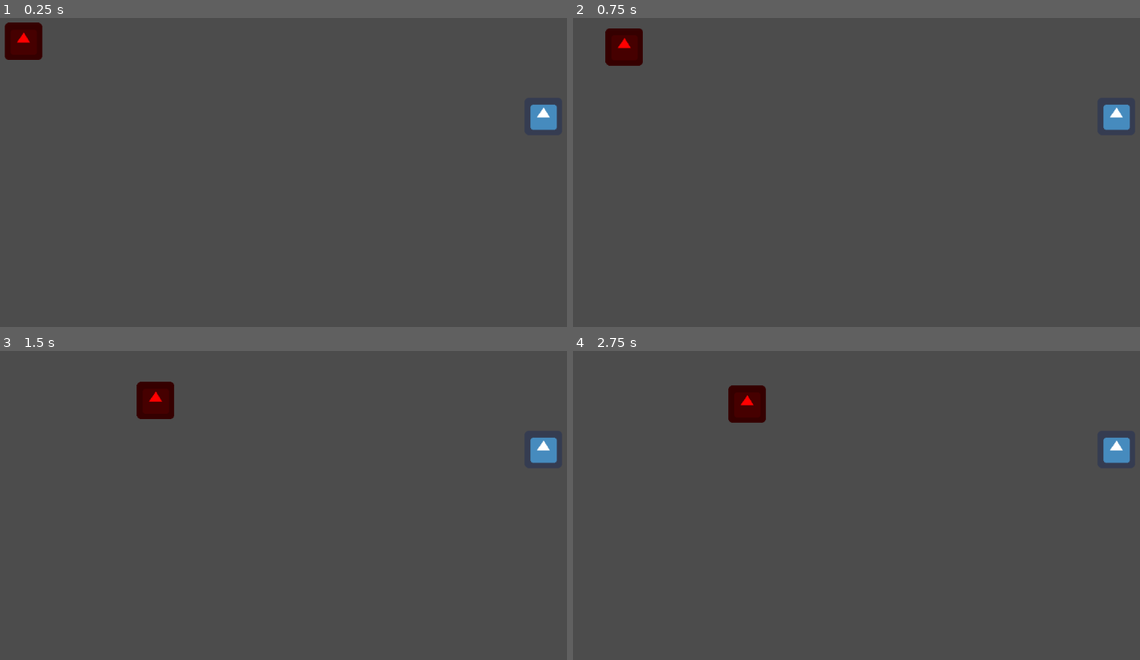
Above: before the commit, frames 1-4 (two rows, left to right).
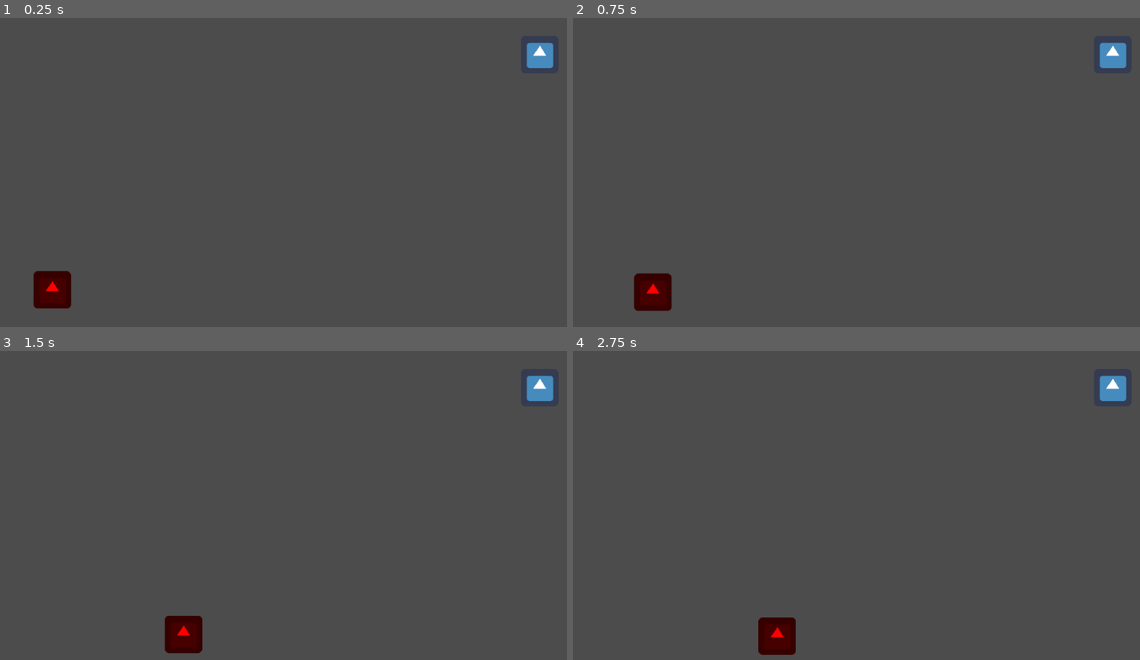
Above: after the commit, the same moments.

Repository: Tretjak/Projekt-vt21
Game: Godot game, scene res://Enemy/Level/Collision.tscn
Same seed, same stepped clock (60 frames per second), same inputs: the game is played once before the commit and once after it. This scene is started directly instead of the project's main scene. The engine's default icon, where the game draws it, is replaced by a stand-in: a white triangle on a blue panel in a dark square.
Inputs (mouse positions are in pixels of both pictures, inside the frame that each line leads up to):
- Up to frame 1 (0.25 s): no input
- Up to frame 2 (0.75 s): tap Enter (ui_accept) at 0.5 s; move the mouse to (992, 163) at 0.52 s; hold Right (ui_right) from 0.53 s (still down)
- Up to frame 3 (1.5 s): tap Enter (ui_accept) at 0.77 s; move the mouse to (164, 533) at 1.27 s; release Right (ui_right) at 1.28 s; hold Down (ui_down) from 1.28 s (still down)
- Up to frame 4 (2.75 s): tap Enter (ui_accept) at 1.52, 2 s; move the mouse to (918, 437) at 2.02 s; release Down (ui_down) at 2.03 s; hold Right (ui_right) from 2.03 s (still down)

The runs differ from the first frame. In frame 1, 2.4% of the frame differs, in the area x 0-99%, y 1-94%; in frame 2, 2.4%, in the area x 5-99%, y 3-95%; in frame 3, 2.4%; in frame 4, 2.4%.

Commit message:
nothing

Diff:
--- a/Projekt vt21/Enemy/Enemy.gd
+++ b/Projekt vt21/Enemy/Enemy.gd
@@ -19,7 +19,7 @@
 		move_and_slide(goal * MOVE_SPEED * delta)
 
 
-	"""if state ==0:
+"""if state ==0:
 		motion.x = 0
 		motion.y = 0
 	elif state == 1:
@@ -37,10 +37,11 @@
 		"""
 
 
-func _on_Timer_timeout():
+"""func _on_Timer_timeout():
 	state = floor(rand_range(0,5))
 	print(state)
 	pass # Replace with function body.
+	"""
 
 
 func _set_target(goal):
--- a/Projekt vt21/Enemy/Level/Collision.tscn
+++ b/Projekt vt21/Enemy/Level/Collision.tscn
@@ -4,9 +4,9 @@
 [ext_resource path="res://Assets/icon.png" type="Texture" id=2]
 
 [sub_resource type="NavigationPolygon" id=1]
-vertices = PoolVector2Array( 1008.62, 442.779, 827.455, 441.72, 845.466, 176.854, 1006.32, 24.641, 22.8457, 27.0194, 188.599, 178.973, 24.0349, 583.569, 190.718, 459.731, 1003.94, 578.812, 1007.56, 455.493, 1005.44, 540.25, 1007.56, 454.434 )
-polygons = [ PoolIntArray( 0, 1, 2, 3 ), PoolIntArray( 4, 3, 2, 5 ), PoolIntArray( 6, 4, 5, 7 ), PoolIntArray( 8, 6, 7, 9, 10 ), PoolIntArray( 10, 9, 11 ) ]
-outlines = [ PoolVector2Array( 22.8457, 27.0194, 24.0349, 583.569, 1003.94, 578.812, 1005.44, 540.25, 1007.56, 454.434, 1007.56, 455.493, 190.718, 459.731, 188.599, 178.973, 845.466, 176.854, 827.455, 441.72, 1008.62, 442.779, 1006.32, 24.641 ) ]
+vertices = PoolVector2Array( 1011.24, 35.7558, 1011.24, 563.662, 25.9866, 559.883, 28.5064, 31.976 )
+polygons = [ PoolIntArray( 0, 1, 2, 3 ) ]
+outlines = [ PoolVector2Array( 28.5064, 31.976, 25.9866, 559.883, 1011.24, 563.662, 1011.24, 35.7558 ) ]
 
 [sub_resource type="RectangleShape2D" id=2]
 extents = Vector2( 9.01917, 316.375 )
@@ -20,7 +20,7 @@
 [node name="Collision" type="Node2D"]
 
 [node name="Enemy" parent="." instance=ExtResource( 1 )]
-position = Vector2( 61.8463, 59.3708 )
+position = Vector2( 110.983, 485.224 )
 
 [node name="Navigation2D" type="Navigation2D" parent="."]
 
@@ -49,7 +49,7 @@
 shape = SubResource( 3 )
 
 [node name="player" type="KinematicBody2D" parent="."]
-position = Vector2( 949.128, 187.786 )
+position = Vector2( 942.828, 81.9527 )
 __meta__ = {
 "_edit_group_": true
 }
Not shown, added: Projekt vt21/logs/godot.log
